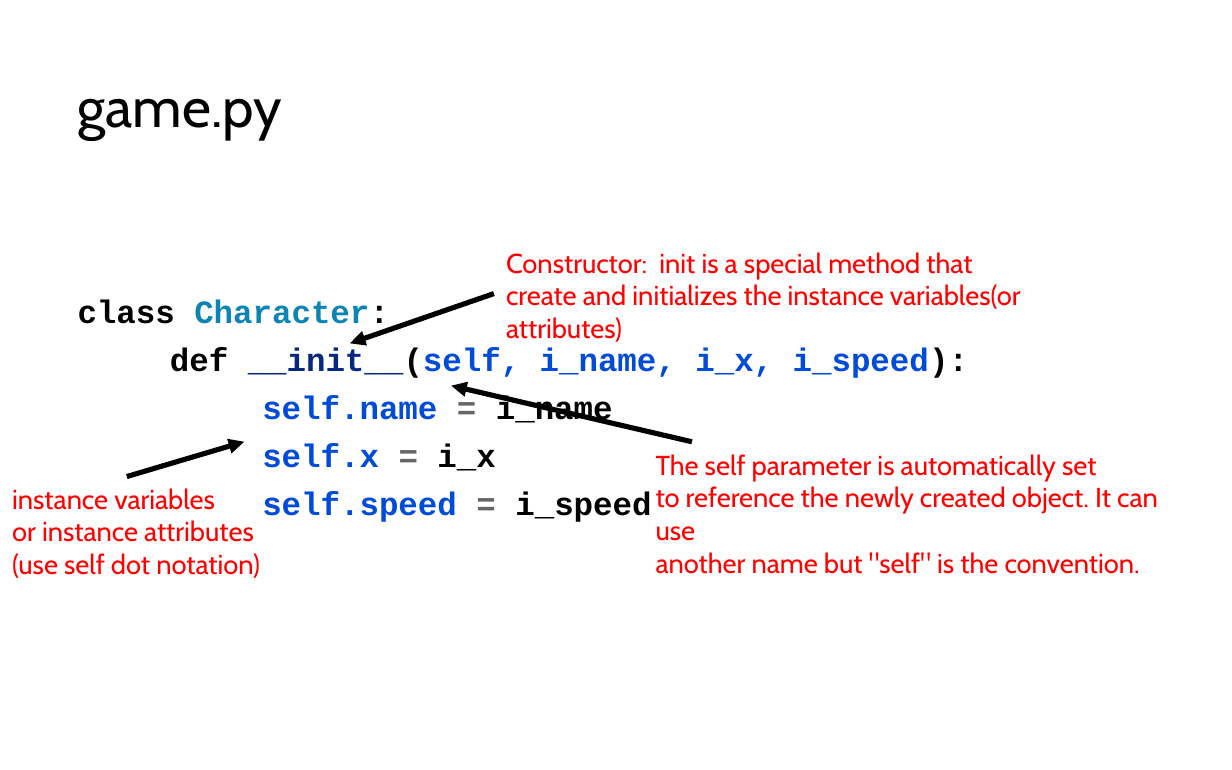
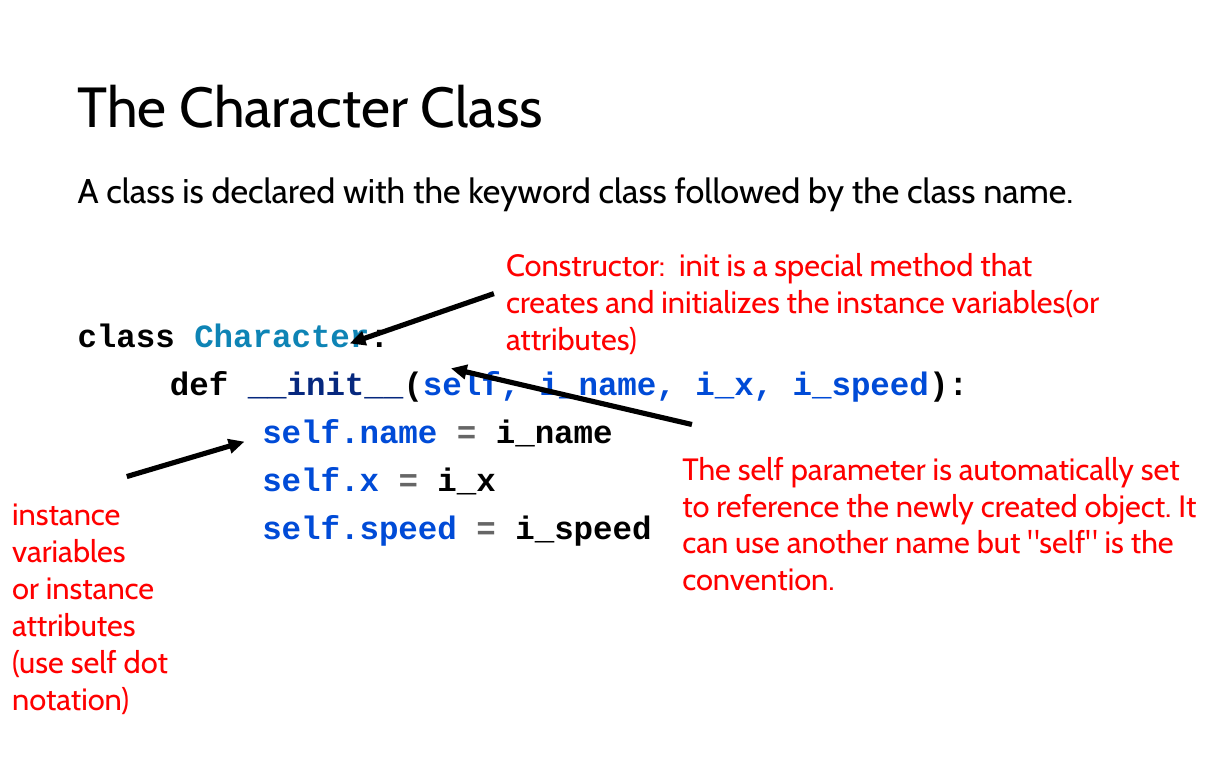
Before and after one commit to LongBaoNguyen/longbaonguyen.github.io, a slide deck: slide 9 of courses/apcsp/lect9.pptx (slide 4 before the commit). Drawn at 1232x770 pixels with LibreOffice and Linux fonts; fonts in the diff are those of the drawing. Boxes give left, top, right and bottom in pixels: in the first picture for what was removed or moved away, otherwise in the second. Text is boxed around its words. In the diff, an @@ line names an element or a change of style, - is before the commit and + after.

```diff
--- a/courses/apcsp/lect9.pptx
+++ b/courses/apcsp/lect9.pptx
@@ title at (78, 84, 543, 128): text changed @@
-game.py
+The Character Class
@@ text "A class is declared with ...": place and size @@
-text "A class is declared with ..." at (78, 300, 968, 522)
+text "A class is declared with ..." at (78, 177, 1073, 546)
@@ text at (78, 177, 1073, 211): paragraph added @@
+A class is declared with the keyword class followed by the class name.
@@ text at (506, 253, 1032, 283): size 16 to 18 pt in "Constructor: init is a special method that" @@
@@ text at (506, 290, 1099, 318): text changed; size 16 to 18 pt @@
-create and initializes the instance variables(or attributes)
+creates and initializes the instance variables(or attributes)
@@ arrow moved from (692, 442) - (451, 386) to (692, 425) - (451, 368) @@
@@ text "The self parameter is automatically ...": place and size @@
-text "The self parameter is automatically ..." at (656, 454, 1158, 574)
+text "The self parameter is automatically ..." at (682, 457, 1196, 591)
@@ text at (682, 457, 1180, 486): size 16 to 18 pt in "The self parameter is automatically set" @@
@@ text "instance variables": place and size @@
-text "instance variables" at (12, 488, 260, 578)
+text "instance variables" at (12, 503, 168, 715)
@@ text "instance variables" at (12, 503, 168, 715): size 16 to 18 pt @@
@@ text at (682, 494, 1196, 591): text changed; size 16 to 18 pt @@
-to reference the newly created object. It can use
-another name but "self" is the convention.
+to reference the newly created object. It can use another name but "self" is the convention.
```
Also in this commit, not shown: 11 other slides changed, 12 slides added, 7 slides removed, 10 other files.
